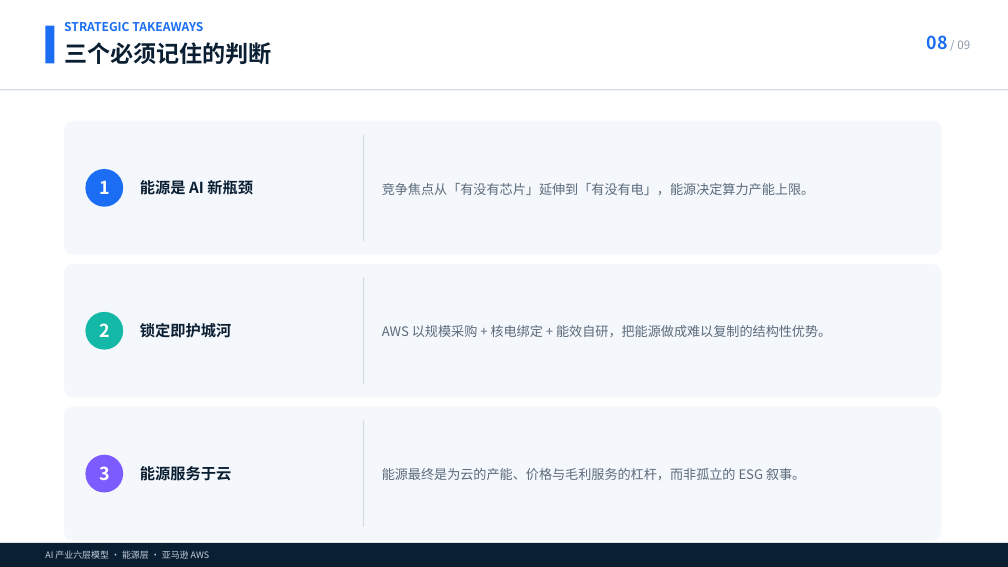
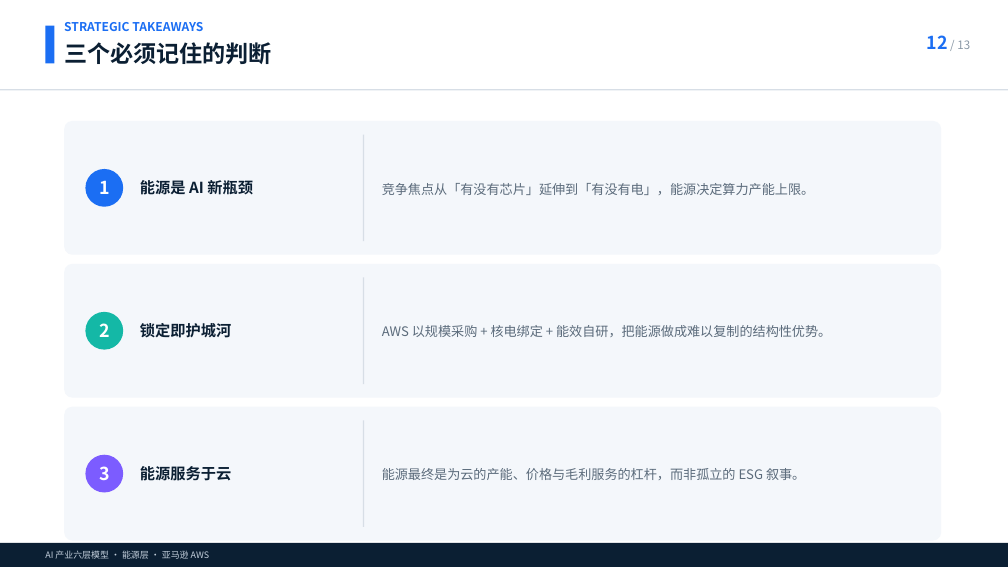
Before and after one commit to chenliang613/SocratesAI, a slide deck: slide 12 of output/亚马逊AWS能源AI产业.pptx (slide 8 before the commit). Drawn at 1008x567 pixels with LibreOffice and Linux fonts; fonts in the diff are those of the drawing. Boxes give left, top, right and bottom in pixels: in the first picture for what was removed or moved away, otherwise in the second. Text is boxed around its words. In the diff, an @@ line names an element or a change of style, - is before the commit and + after.

```diff
--- a/output/亚马逊AWS能源AI产业.pptx
+++ b/output/亚马逊AWS能源AI产业.pptx
@@ text at [927,35,970,49]: text changed @@
-08 / 09
+12 / 13
```
Also in this commit, not shown: 6 other slides changed, 4 slides added, 17 other files.
